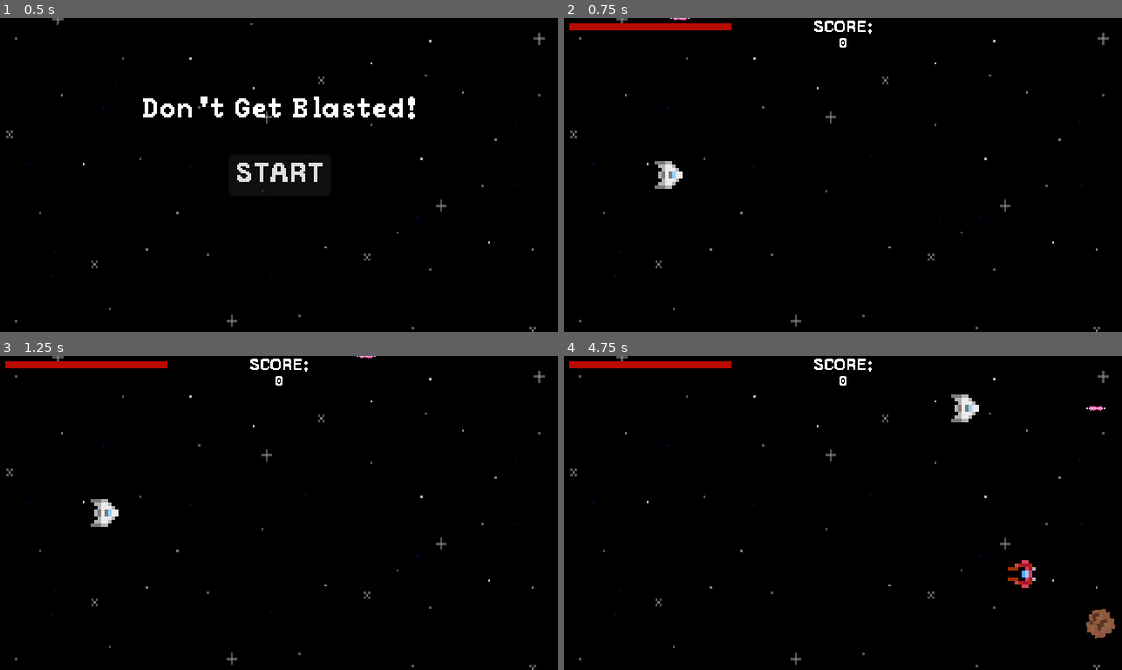
Above: before the commit, frames 1-4 (two rows, left to right).
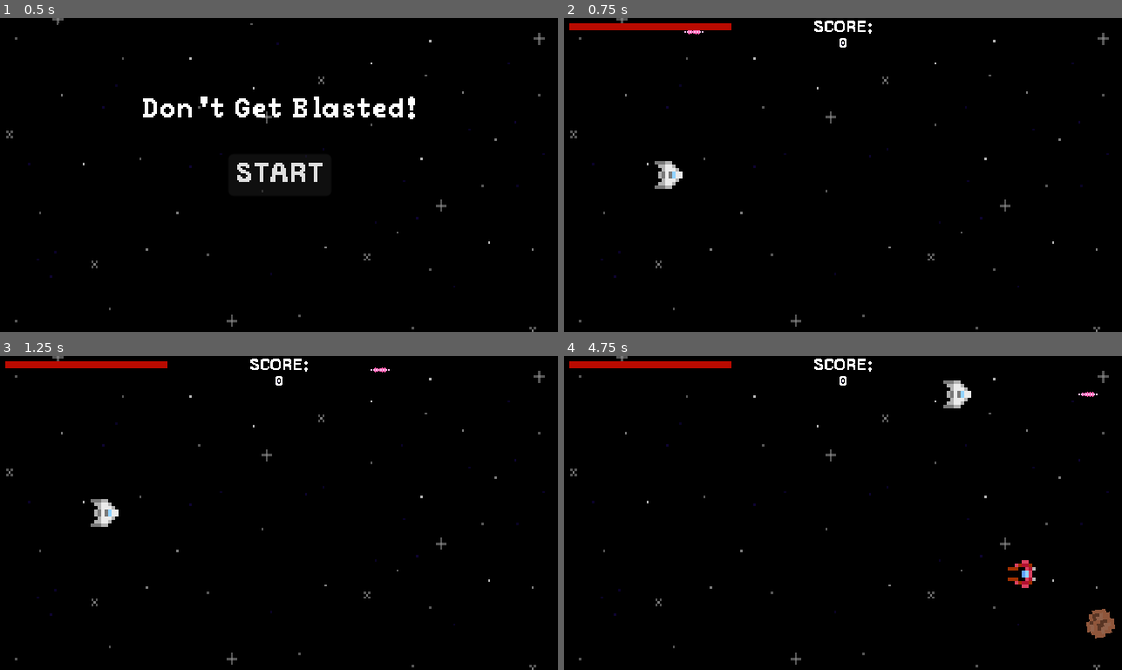
Above: after the commit, the same moments.

Repository: EwBax/dont-get-blasted
Game: Godot game, scene res://Scenes/main.tscn
The game is run twice, just before and just after one commit, with the same random seed, the same clock (stepped at 60 frames per second) and the same inputs.
Inputs (mouse positions are in pixels of both pictures, inside the frame that each line leads up to):
- Up to frame 1 (0.5 s): no input
- Up to frame 2 (0.75 s): click "START" at 0.5 s
- Up to frame 3 (1.25 s): no input
- Up to frame 4 (4.75 s): tap Enter at 1.25 s; move the mouse to (965, 497) at 1.27 s; press the mouse at (965, 497) at 1.28 s; hold D (move_right) 1.28-2.03 s; move the mouse to (731, 528) at 2.02 s; release the mouse at (731, 528) at 2.03 s; hold S (move_down) 2.03-2.78 s; click (731, 528) at 2.1 s; move the mouse to (898, 443) at 2.77 s; press the mouse at (898, 443) at 2.78 s; hold D (move_right) 2.78-3.53 s; move the mouse to (815, 575) at 3.52 s; release the mouse at (815, 575) at 3.53 s; hold W (move_up) 3.53-4.28 s; click (815, 575) at 3.6 s; move the mouse to (1010, 560) at 4.27 s; press the mouse at (1010, 560) at 4.28 s; hold A (move_left) from 4.28 s (still down)

Frame 1 is identical in both runs. In frame 2, less than 0.1% of the frame differs, in the area x 19-25%, y 0-6%; in frame 3, less than 0.1%; in frame 4, 0.6%, in the area x 67-98%, y 7-22%.

Commit message:
Refactor player input detection into _process from _physics_process

Diff:
--- a/Scripts/player.gd
+++ b/Scripts/player.gd
@@ -9,6 +9,8 @@
 @export var hit_point_maximum = 3
 var hit_points = hit_point_maximum
 var screen_size
+var pixel_offset = 8
+var input_velocity = Vector2.ZERO
 
 
 func _ready():
@@ -26,40 +28,40 @@
 
 
 func _process(delta):
+	# the player's velocity
+	input_velocity = Vector2.ZERO
+
+	# checking for player input
+	if Input.is_action_pressed("move_up"):
+		input_velocity.y -= 1
+	if Input.is_action_pressed("move_down"):
+		input_velocity.y += 1
+	if Input.is_action_pressed("move_right"):
+		input_velocity.x += 1
+	if Input.is_action_pressed("move_left"):
+		input_velocity.x -= 1
+
+
+	# checking what animation to play
+	if input_velocity.y < 0:
+		$AnimatedSprite2D.play("bank_port")
+	elif input_velocity.y > 0:
+		$AnimatedSprite2D.play("bank_starboard")
+	else:
+		$AnimatedSprite2D.play("fly")
+
+	if input_velocity.length() > 0:
+		input_velocity = input_velocity.normalized() * speed
 	if Input.is_action_pressed("primary_fire") and $LaserFireRate.is_stopped():
 		fire_laser()
 
 
 func _physics_process(delta):
-	# the player's velocity
-	var velocity = Vector2.ZERO
-
-	# checking for player input
-	if Input.is_action_pressed("move_up"):
-		velocity.y -= 1
-	if Input.is_action_pressed("move_down"):
-		velocity.y += 1
-	if Input.is_action_pressed("move_right"):
-		velocity.x += 1
-	if Input.is_action_pressed("move_left"):
-		velocity.x -= 1
-
-
-	# checking what animation to play
-	if velocity.y < 0:
-		$AnimatedSprite2D.play("bank_port")
-	elif velocity.y > 0:
-		$AnimatedSprite2D.play("bank_starboard")
-	else:
-		$AnimatedSprite2D.play("fly")
-
-	if velocity.length() > 0:
-		velocity = velocity.normalized() * speed
 
 	#updating the player's position on screen
-	move_and_collide(velocity * delta)
+	move_and_collide(input_velocity * delta)
 
-	position = position.clamp(Vector2.ZERO, screen_size)
+	position = position.clamp(Vector2(pixel_offset, pixel_offset), Vector2(screen_size.x - pixel_offset, screen_size.y - pixel_offset))
 
 
 # player hit by enemy or object
